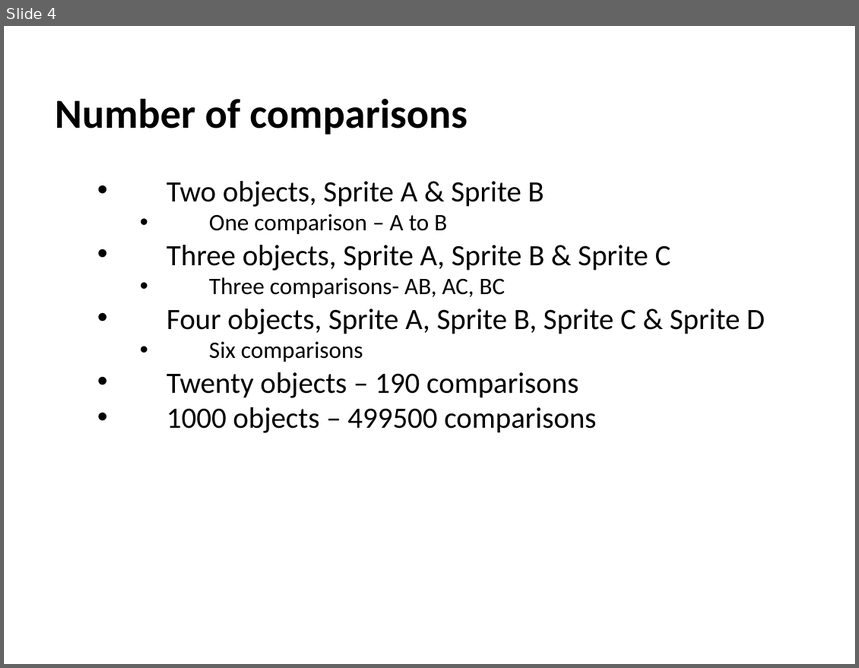
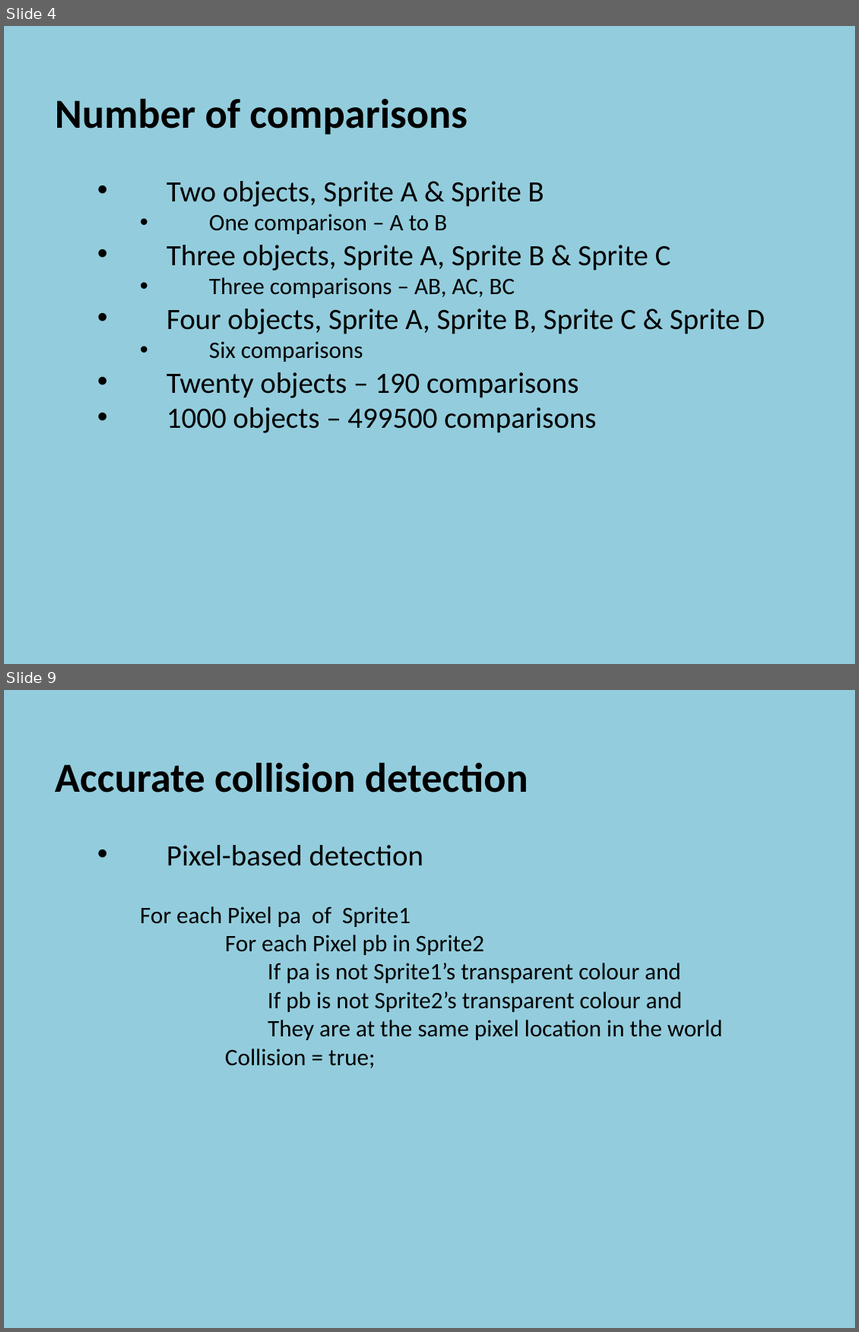
Before and after one commit to szetko/course-materials, a slide deck: Programming 4/08.2 NPC Collision/08.2 NPC Collision.pptx. Shown one above the other, each under a label of ours: slide 4 before the commit, slides 4 and 9 after it; the slides between them are not shown. The pictures are 859x668 and 859x1332 pixels, drawn with LibreOffice and Linux fonts; fonts in the diff are those of the drawing. Boxes give left, top, right and bottom in pixels: in the first picture for what was removed or moved away, otherwise in the second. Text is boxed around its words. In the diff, an @@ line names an element or a change of style, - is before the commit and + after.

Commit message:
Add
08.2 NPC Collision

```diff
--- a/Programming 4/08.2 NPC Collision/08.2 NPC Collision.pptx
+++ b/Programming 4/08.2 NPC Collision/08.2 NPC Collision.pptx
@@ slide 9 added at [4,690,855,1328], background #93CDDD @@
@@ text added at [55,762,723,1068], 20 pt, text #000000 @@
+  Accurate collision detection
+    • Pixel-based detection
+      For each Pixel pa of Sprite1
+      For each Pixel pb in Sprite2
+            If pa is not Sprite1’s transparent colour and
+            If pb is not Sprite2’s transparent colour and
+      They are at the same pixel location in the world
+      Collision = true;
@@ slide 4 changed as well @@
@@ background #FFFFFF to #93CDDD @@
@@ text at [209,278,515,298]: text changed @@
-      • Three comparisons- AB, AC, BC
+      • Three comparisons – AB, AC, BC
```
Also in this commit, not shown: 4 other slides changed, 12 other slides added, 27 other files.
